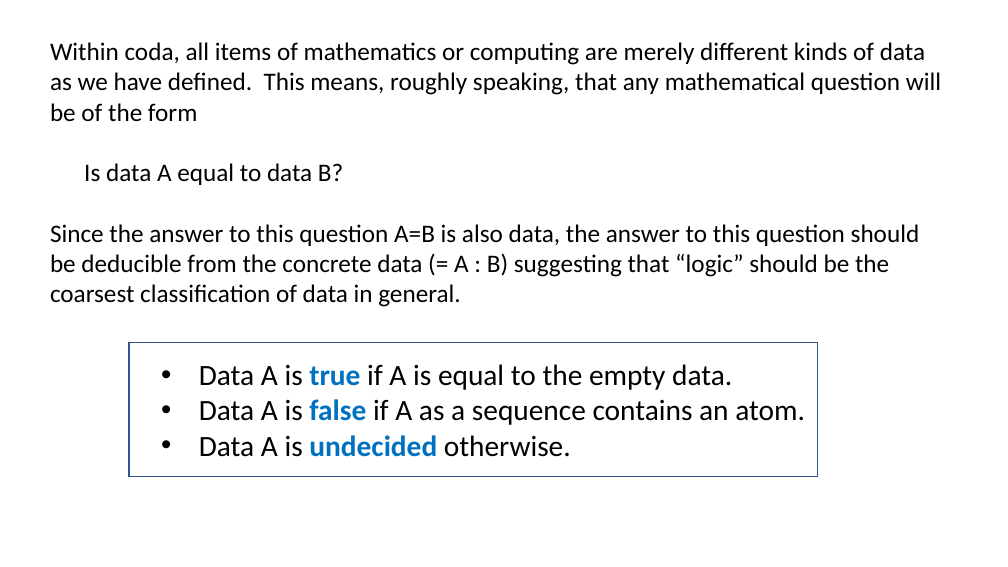
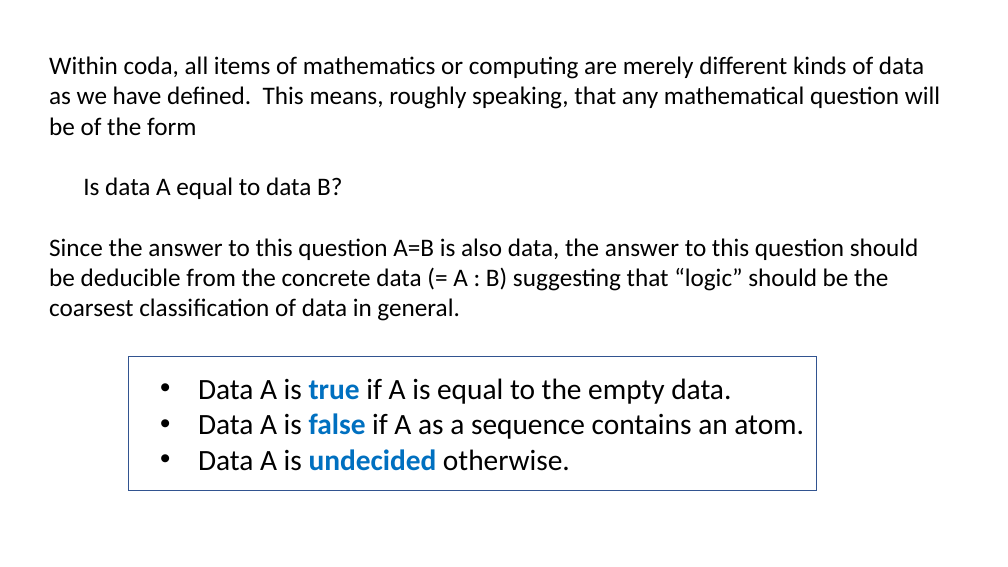
Before and after one commit to Saul-Youssef/coda, a slide deck: slide 6 of doc/talk/coda.pptx. Drawn at 1008x567 pixels with LibreOffice and Linux fonts; fonts in the diff are those of the drawing. Boxes give left, top, right and bottom in pixels: in the first picture for what was removed or moved away, otherwise in the second. Text is boxed around its words. In the diff, an @@ line names an element or a change of style, - is before the commit and + after.

```diff
--- a/doc/talk/coda.pptx
+++ b/doc/talk/coda.pptx
@@ 2 texts, 1 rectangle: place and size @@
-2 texts, 1 rectangle at (50, 42, 941, 477)
+2 texts, 1 rectangle at (49, 56, 940, 491)
```
Also in this commit, not shown: 6 other slides changed, 6 slides added, 1 slide removed, 2 other files.
